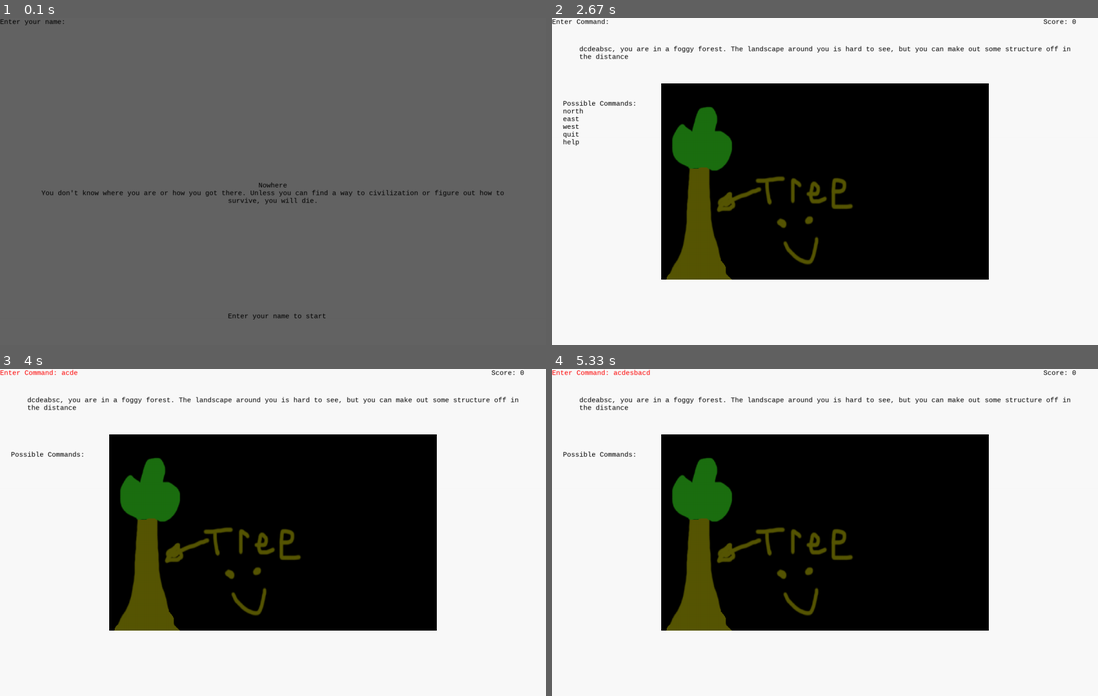
Above: before the commit, frames 1-4 (two rows, left to right).
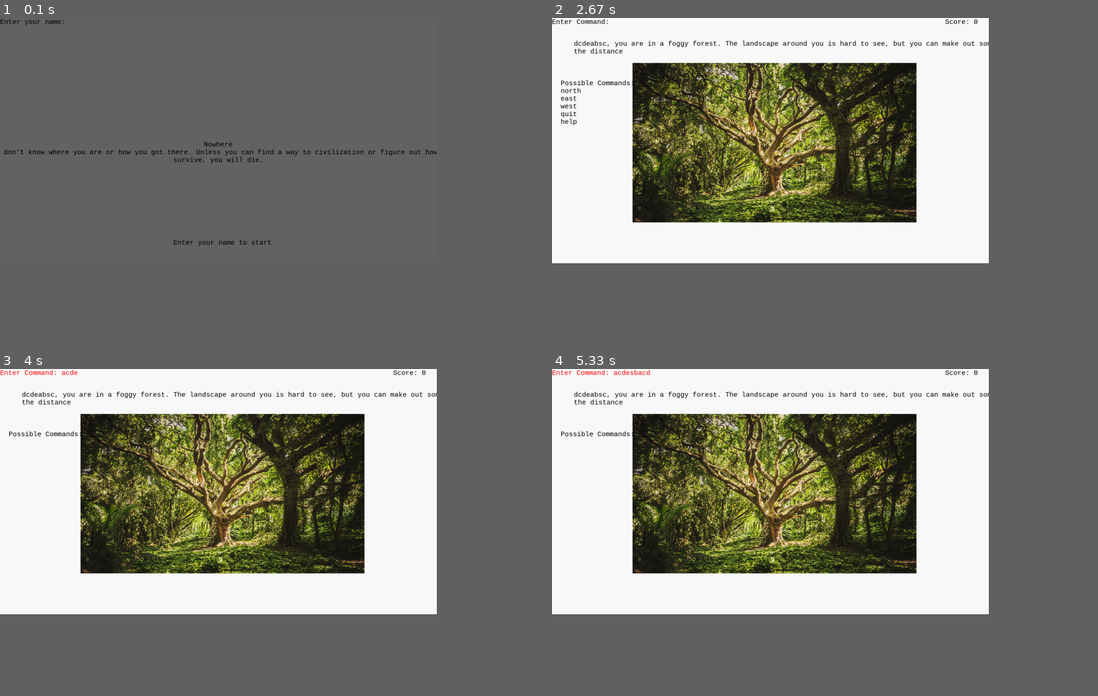
Above: after the commit, the same moments.

Repository: WilliamKluge/CMPT120-Project
Game: pygame game, started from Nowhere/main.py
The game is run twice, just before and just after one commit, with the same random seed, the same clock (stepped at 60 frames per second) and the same inputs.
Inputs:
- Up to frame 1 (0.1 s): no input
- Up to frame 2 (2.67 s): tap Enter at 0.33, 2.57 s; hold D 0.67-1.13 s; tap C at 0.82, 2.38 s; hold D 1.17-1.63 s; tap E at 1.32 s; hold A 1.67-2.2 s; tap B at 1.82 s; hold S 2.23-2.53 s
- Up to frame 3 (4 s): tap Shift at 2.9 s; hold A 3.23-3.63 s; tap C at 3.38 s; hold D from 3.67 s (still down); tap E at 3.82 s
- Up to frame 4 (5.33 s): release D at 4.3 s; hold S 4.33-4.7 s; tap B at 4.48 s; hold A 4.73-5.2 s; tap C at 4.88 s; hold D from 5.23 s (still down)
In our replay, the window is 900x540 before the commit and 720x405 after it. These sizes can differ from the game's own. Grey fills any space a smaller window leaves; there, only what the larger window draws over its background counts as a difference.

The runs differ from the first frame. In frame 1, 1.2% of the frame differs, in the area x 0-93%, y 37-93%; in frame 2, 42%, in the area x 1-96%, y 0-80%; in frame 3, 42%; in frame 4, 42%.

Commit message:
Changes screen scaling and added new background images

Diff:
--- a/Nowhere/EntityFramework/Nodes/BackgroundNode.py
+++ b/Nowhere/EntityFramework/Nodes/BackgroundNode.py
@@ -11,7 +11,7 @@
     def __init__(self, path, engine):
         background_sprite = pygame.image.load(path).convert()
         w, h = engine.screen.get_size()
-        self.background_screen = pygame.transform.scale(background_sprite, (int(w * 0.60), int(h * 0.60)))
+        self.background_screen = pygame.transform.scale(background_sprite, (int(w * 0.65), int(h * 0.65)))
 
     def scale_image(self, engine):
         """
@@ -22,4 +22,4 @@
         # Get sizes
         w, h = engine.screen.get_size()
         # Scale background to new size
-        self.background_screen = pygame.transform.scale(self.background_screen, (int(w * 0.60), int(h * 0.60)))
+        self.background_screen = pygame.transform.scale(self.background_screen, (int(w * 0.65), int(h * 0.65)))
--- a/Nowhere/EntityFramework/Systems/Engine.py
+++ b/Nowhere/EntityFramework/Systems/Engine.py
@@ -27,8 +27,8 @@
         pygame.init()
         pygame.display.set_caption('Nowhere')
         info_object = pygame.display.Info()
-        self.screen = pygame.display.set_mode((int(info_object.current_w / 1280) * 1200,
-                                               int(info_object.current_h / 800) * 600))
+        self.screen = pygame.display.set_mode((int(info_object.current_w * 0.75),
+                                               int(info_object.current_h * 0.75)))
 
         # Initialize font
         self.game_font = pygame.font.SysFont("monospace", 15)
--- a/Nowhere/EntityFramework/Systems/ImplimentedSystems/DrawLocationSystem.py
+++ b/Nowhere/EntityFramework/Systems/ImplimentedSystems/DrawLocationSystem.py
@@ -32,7 +32,7 @@
         target_background = target_location.components[BackgroundNode.__name__].background_screen
 
         # Draw the background on the screen
-        self.engine.screen.blit(target_background, [w * 0.20, h * 0.20])
+        self.engine.screen.blit(target_background, [w * 0.185, h * 0.185])
         self.engine.add_system(DrawTextSystem(self.engine,
                                               target_location.components[DescriptionNode.__name__].description,
                                               (w * 0.05, w * 0.05),
Binary file changed: Nowhere/Assets/0-0-0Background.png
Not shown, changed: README.md
Not shown, changed: Nowhere/Assets/0-0-0Background.xcf
